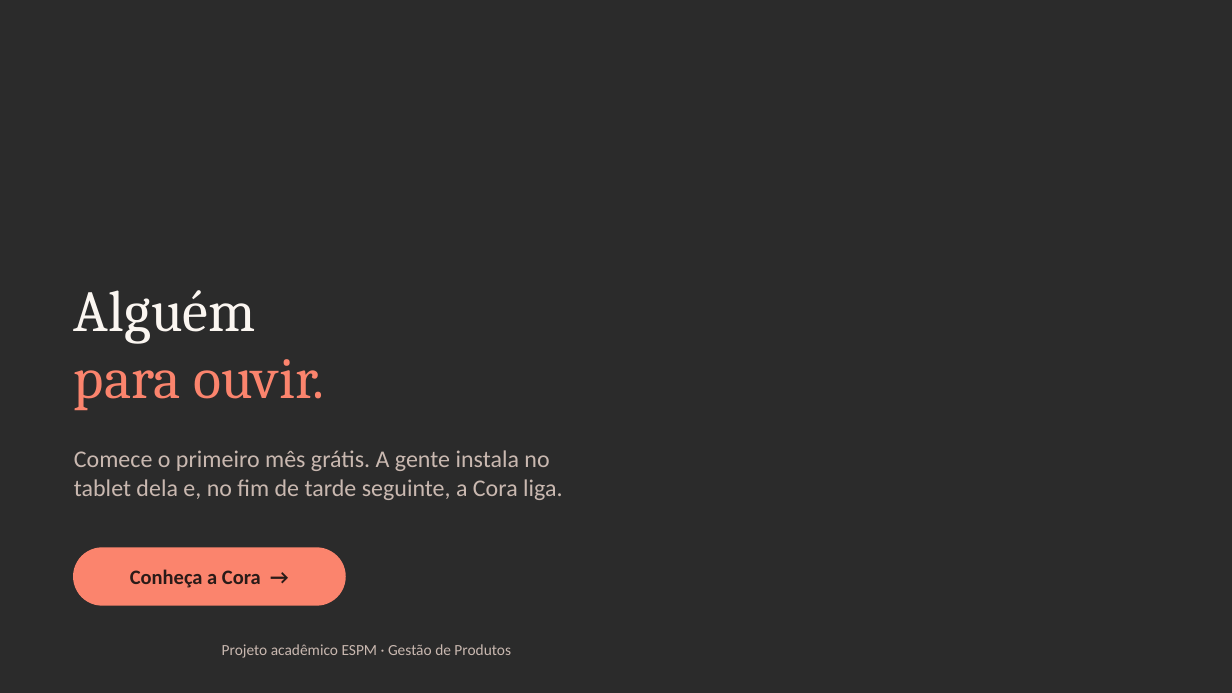
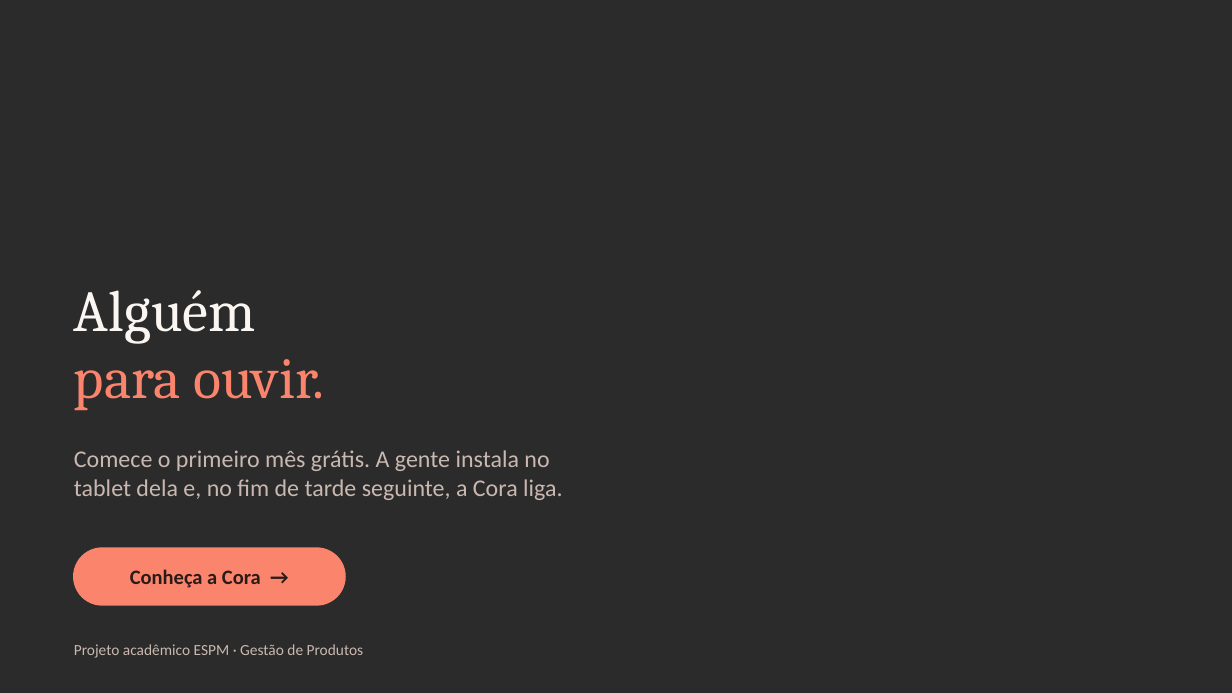
Before and after one commit to ojohnmf-glitch/espm, a slide deck: slide 24 of apresentacao/cora-template.pptx. Drawn at 1232x693 pixels with LibreOffice and Linux fonts; fonts in the diff are those of the drawing; background and template pictures are left out; a plain dark background stands for a picture behind light text. Boxes give left, top, right and bottom in pixels: in the first picture for what was removed or moved away, otherwise in the second. Text is boxed around its words. In the diff, an @@ line names an element or a change of style, - is before the commit and + after.

```diff
--- a/apresentacao/cora-template.pptx
+++ b/apresentacao/cora-template.pptx
@@ text "Projeto acadêmico ESPM · Gestão ...": place and size @@
-text "Projeto acadêmico ESPM · Gestão ..." at (222, 644, 511, 658)
+text "Projeto acadêmico ESPM · Gestão ..." at (74, 644, 364, 658)
```
Also in this commit, not shown: 11 other slides changed, 2 slides added, 2 slides removed.
